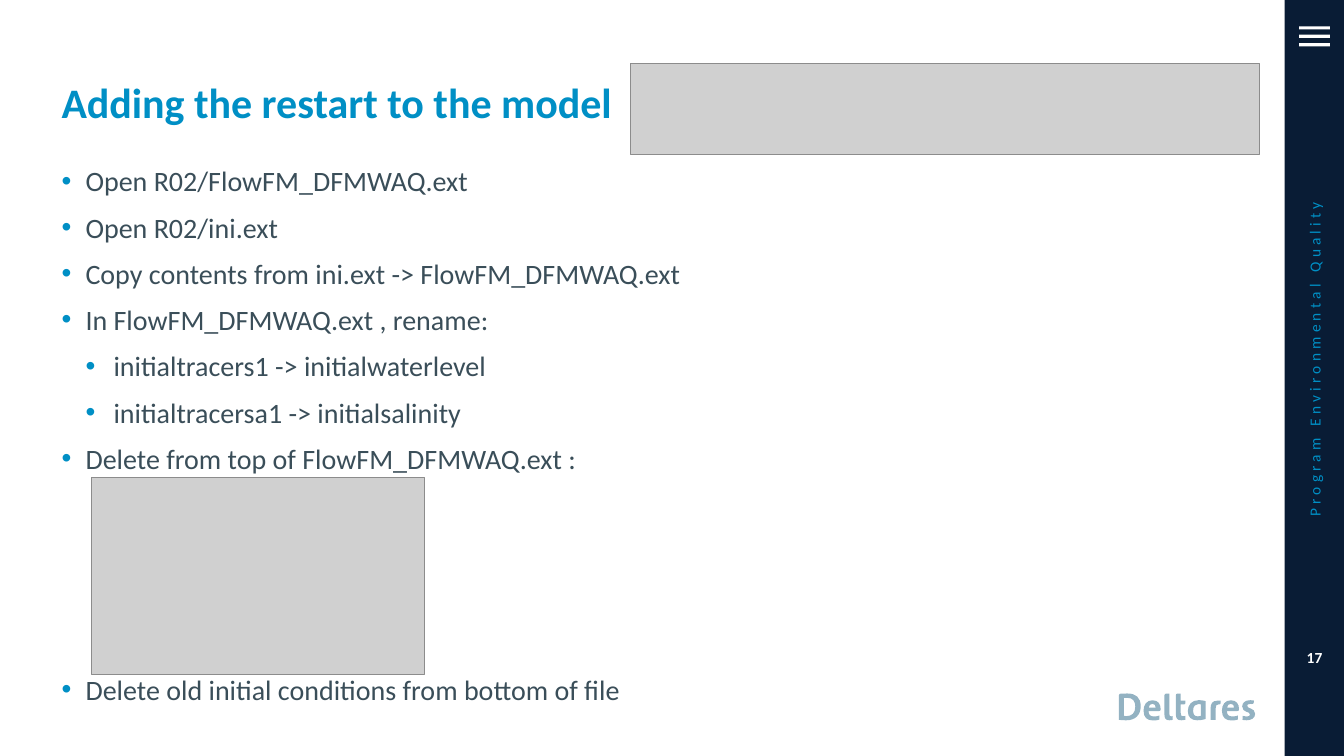
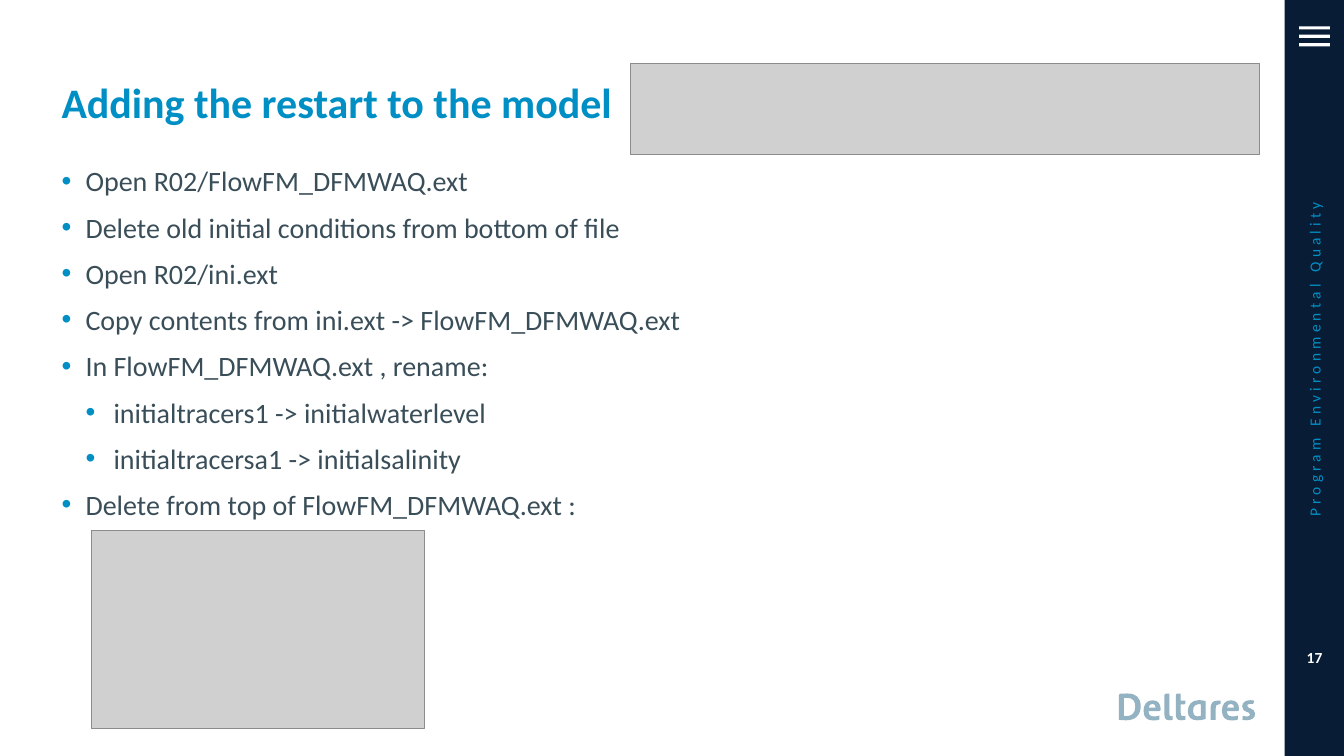
Before and after one commit to RSchueder/dflowutil, a slide deck: slide 17 of DFMWAQ_with_python.pptx. Drawn at 1344x756 pixels with LibreOffice and Linux fonts; fonts in the diff are those of the drawing; grey boxes stand for pictures; background and template pictures are left out. Boxes give left, top, right and bottom in pixels: in the first picture for what was removed or moved away, otherwise in the second. Text is boxed around its words. In the diff, an @@ line names an element or a change of style, - is before the commit and + after.

```diff
--- a/DFMWAQ_with_python.pptx
+++ b/DFMWAQ_with_python.pptx
@@ text at box(86, 218, 619, 238): paragraph added @@
+• Delete old initial conditions from bottom of file
@@ picture: place and size @@
-picture at box(92, 477, 425, 675)
+picture at box(92, 531, 425, 729)
@@ text at box(86, 680, 619, 700): paragraph removed @@
-• Delete old initial conditions from bottom of file
```
Also in this commit, not shown: 14 other slides changed, 3 slides added, 6 other files.
